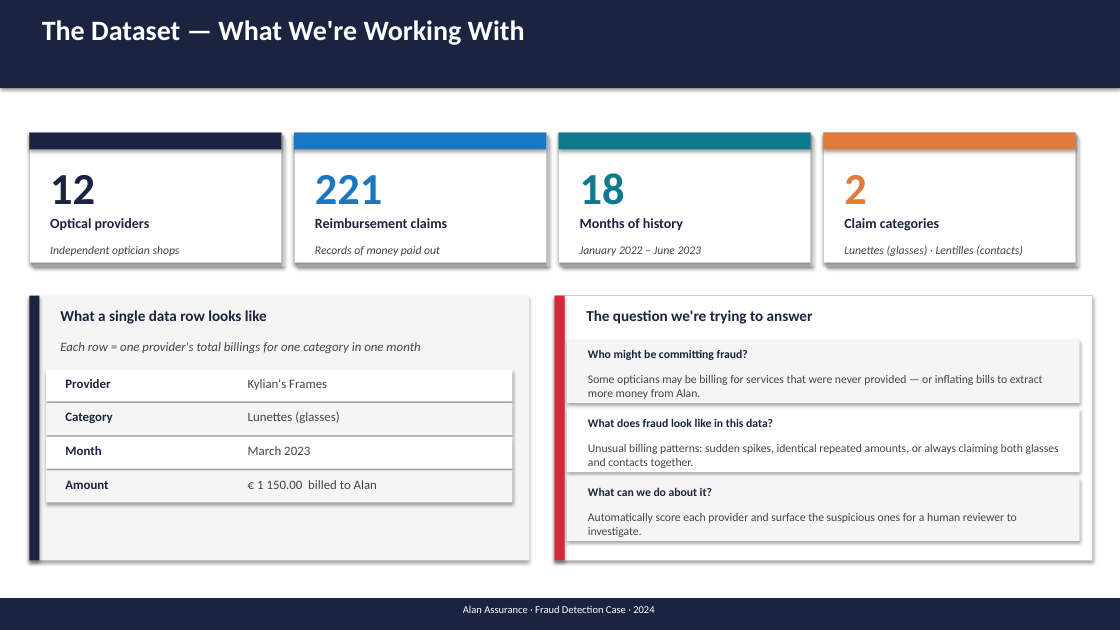
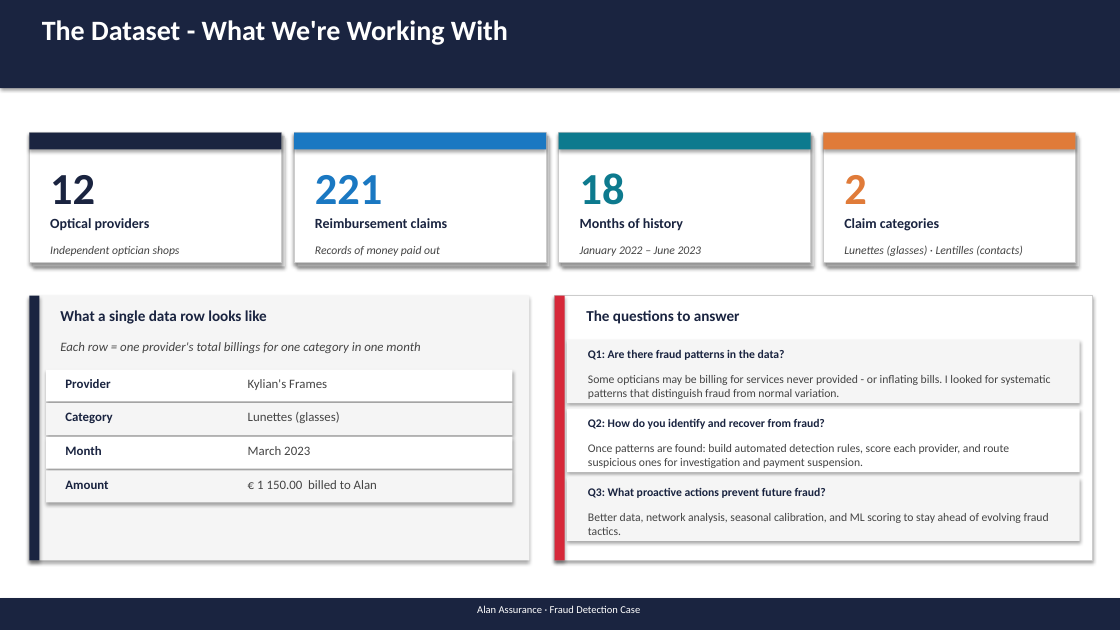
Before and after one commit to MaxwellM34/InsuranceFraudDetection, a slide deck: slide 2 of fraud_ops_presentation_updated.pptx. Drawn at 1120x630 pixels with LibreOffice and Linux fonts; fonts in the diff are those of the drawing. Boxes give left, top, right and bottom in pixels: in the first picture for what was removed or moved away, otherwise in the second. Text is boxed around its words. In the diff, an @@ line names an element or a change of style, - is before the commit and + after.

```diff
--- a/fraud_ops_presentation_updated.pptx
+++ b/fraud_ops_presentation_updated.pptx
@@ text at (42,20,508,45): text changed @@
-The Dataset — What We're Working With
+The Dataset - What We're Working With
@@ text at (586,310,740,324): text changed @@
-The question we're trying to answer
+The questions to answer
@@ text at (588,349,785,360): text changed @@
-Who might be committing fraud?
+Q1: Are there fraud patterns in the data?
@@ text at (588,375,1051,399): text changed @@
-Some opticians may be billing for services that were never provided — or inflating bills to extract more money from Alan.
+Some opticians may be billing for services never provided - or inflating bills. I looked for systematic patterns that distinguish fraud from normal variation.
@@ text at (588,418,825,429): text changed @@
-What does fraud look like in this data?
+Q2: How do you identify and recover from fraud?
@@ text at (588,444,1009,468): text changed @@
-Unusual billing patterns: sudden spikes, identical repeated amounts, or always claiming both glasses and contacts together.
+Once patterns are found: build automated detection rules, score each provider, and route suspicious ones for investigation and payment suspension.
@@ text at (588,487,826,498): text changed @@
-What can we do about it?
+Q3: What proactive actions prevent future fraud?
@@ text at (588,513,1049,535): text changed @@
-Automatically score each provider and surface the suspicious ones for a human reviewer to investigate.
+Better data, network analysis, seasonal calibration, and ML scoring to stay ahead of evolving fraud tactics.
@@ text at (477,605,640,613): text changed @@
-Alan Assurance · Fraud Detection Case · 2024
+Alan Assurance · Fraud Detection Case
```
Also in this commit, not shown: 13 other slides changed, 1 slide added, 1 slide removed, 1 other file.
